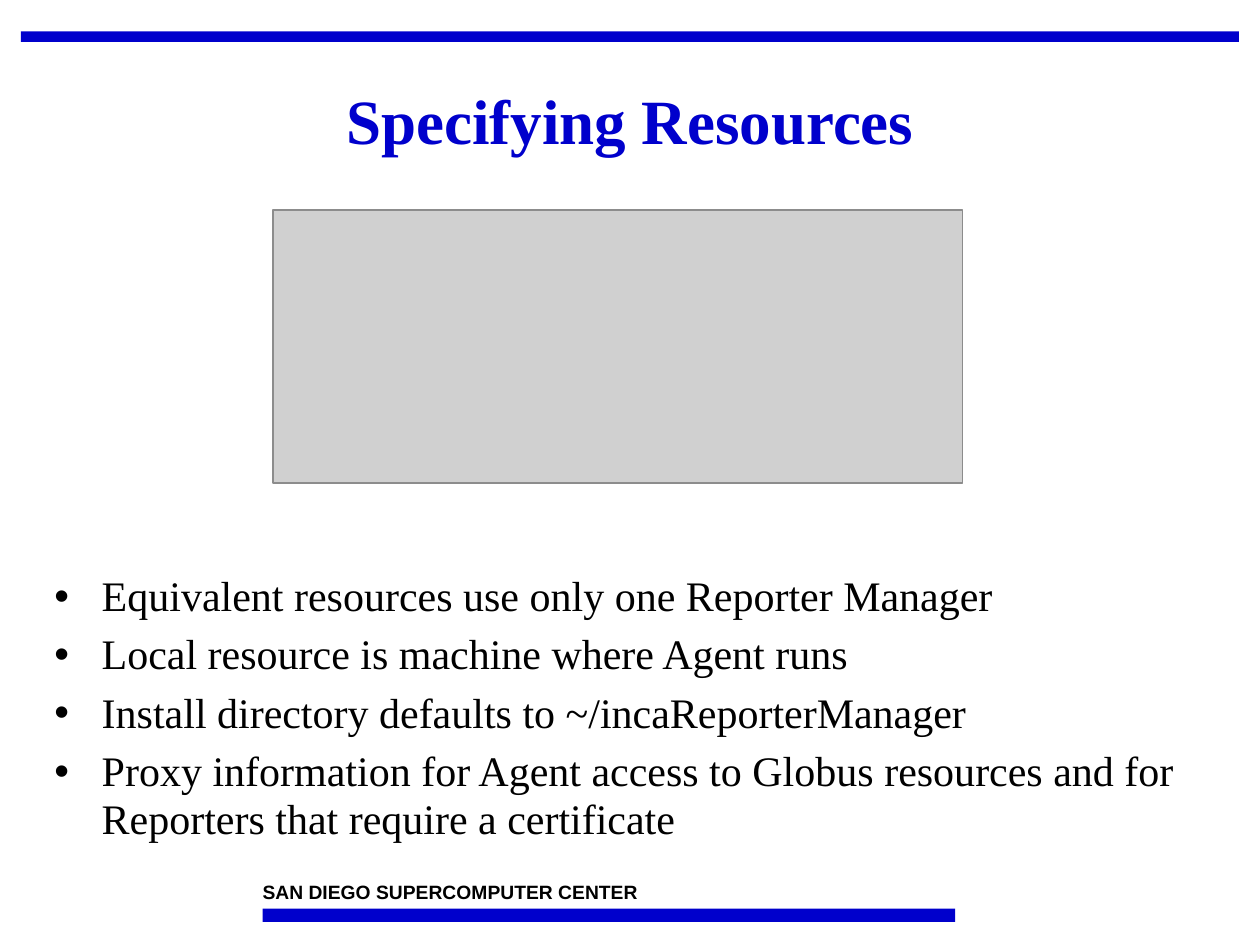
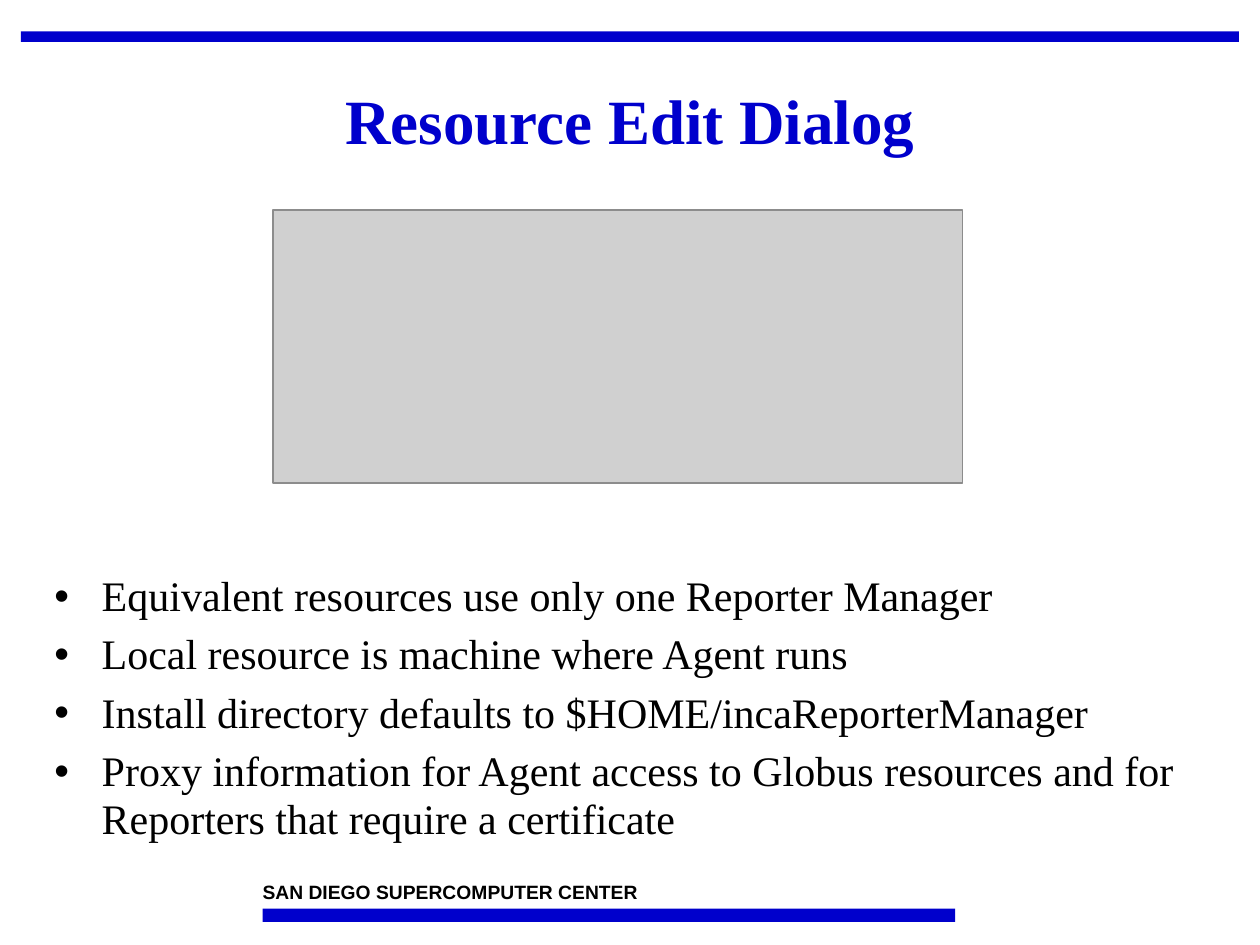
Before and after one commit to IncaProject/inca-xsede, a slide deck: slide 7 of talks/2008workshop/incat.ppt. Drawn at 1260x945 pixels with LibreOffice and Linux fonts; fonts in the diff are those of the drawing; grey boxes stand for pictures; background and template pictures are left out. Boxes give left, top, right and bottom in pixels: in the first picture for what was removed or moved away, otherwise in the second. Text is boxed around its words. In the diff, an @@ line names an element or a change of style, - is before the commit and + after.

```diff
--- a/talks/2008workshop/incat.ppt
+++ b/talks/2008workshop/incat.ppt
@@ title at <box>345,100,914,156</box>: text changed @@
-Specifying Resources
+Resource Edit Dialog
@@ text at <box>102,697,1088,737</box>: text changed @@
-• Install directory defaults to ~/incaReporterManager
+• Install directory defaults to $HOME/incaReporterManager
```
Also in this commit, not shown: 11 other slides changed.
